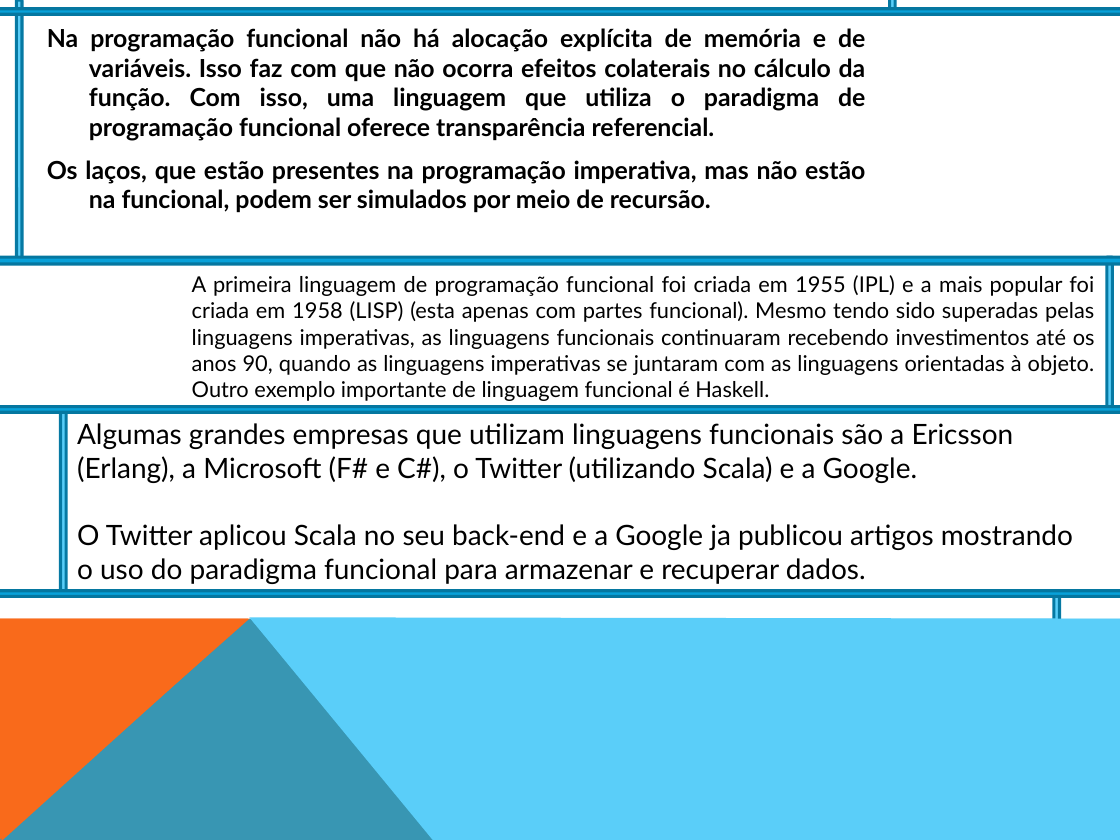
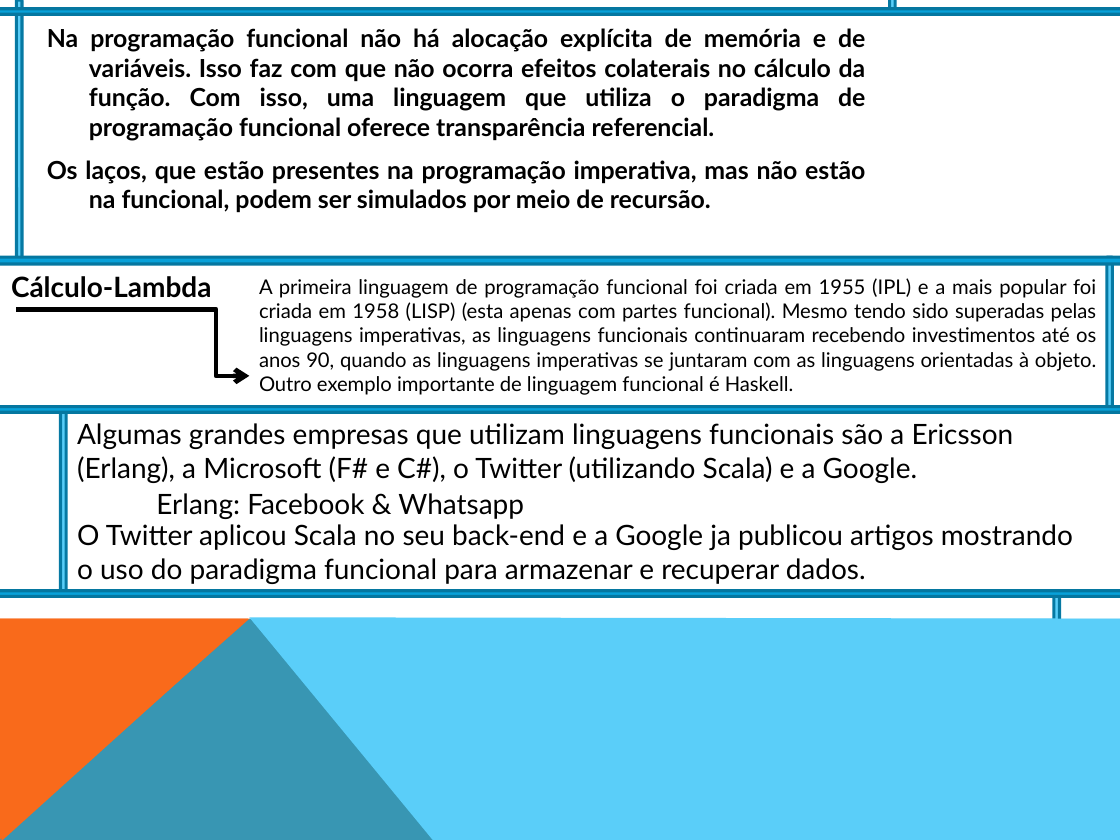
Before and after one commit to LucasdeSouzaAlbuquerque/if686, a slide deck: slide 3 of 20150319_ppt.pptx. Drawn at 1120x840 pixels with LibreOffice and Linux fonts; fonts in the diff are those of the drawing. Boxes give left, top, right and bottom in pixels: in the first picture for what was removed or moved away, otherwise in the second. Text is boxed around its words. In the diff, an @@ line names an element or a change of style, - is before the commit and + after.

```diff
--- a/20150319_ppt.pptx
+++ b/20150319_ppt.pptx
@@ text "A primeira linguagem de programação ...": place and size @@
-text "A primeira linguagem de programação ..." at box(192, 275, 1095, 401)
+text "A primeira linguagem de programação ..." at box(259, 278, 1097, 395)
@@ text "A primeira linguagem de programação ..." at box(259, 278, 1097, 395): size 14 to 13 pt @@
@@ text added at box(11, 276, 212, 298), 18 pt, text #000000, bold @@
+Cálculo-Lambda
@@ elbow arrow added from (17, 309) to (250, 376), #000000 3 pt @@
@@ text added at box(156, 493, 524, 519), 18 pt, text #000000 @@
+Erlang: Facebook & Whatsapp
```
Also in this commit, not shown: 1 other slide changed.
